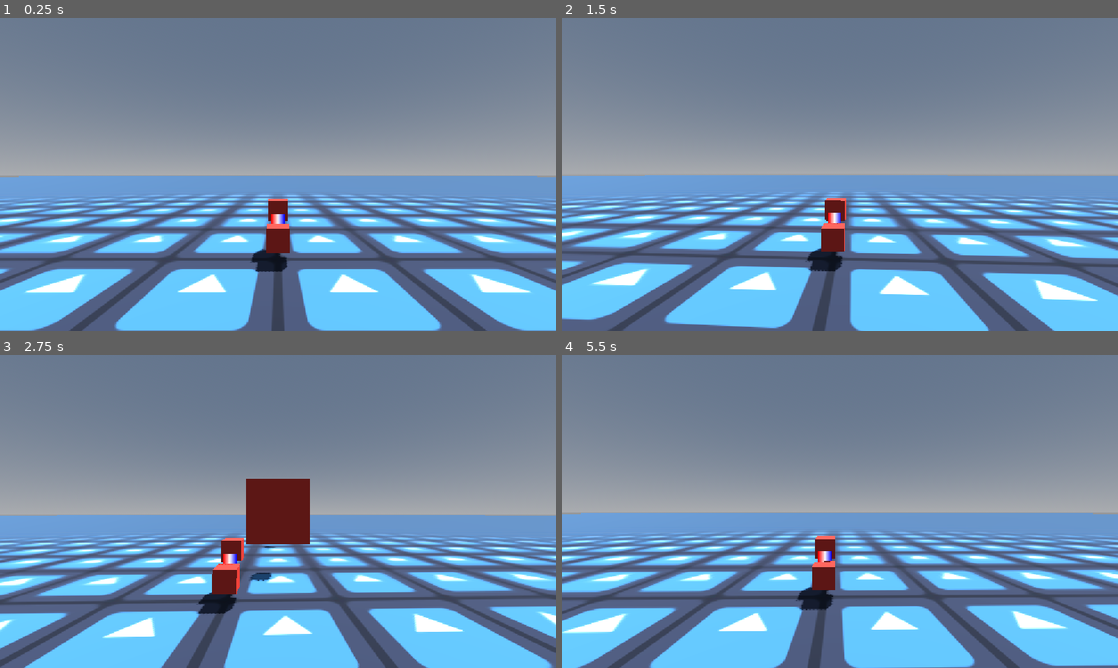
Above: before the commit, frames 1-4 (two rows, left to right).
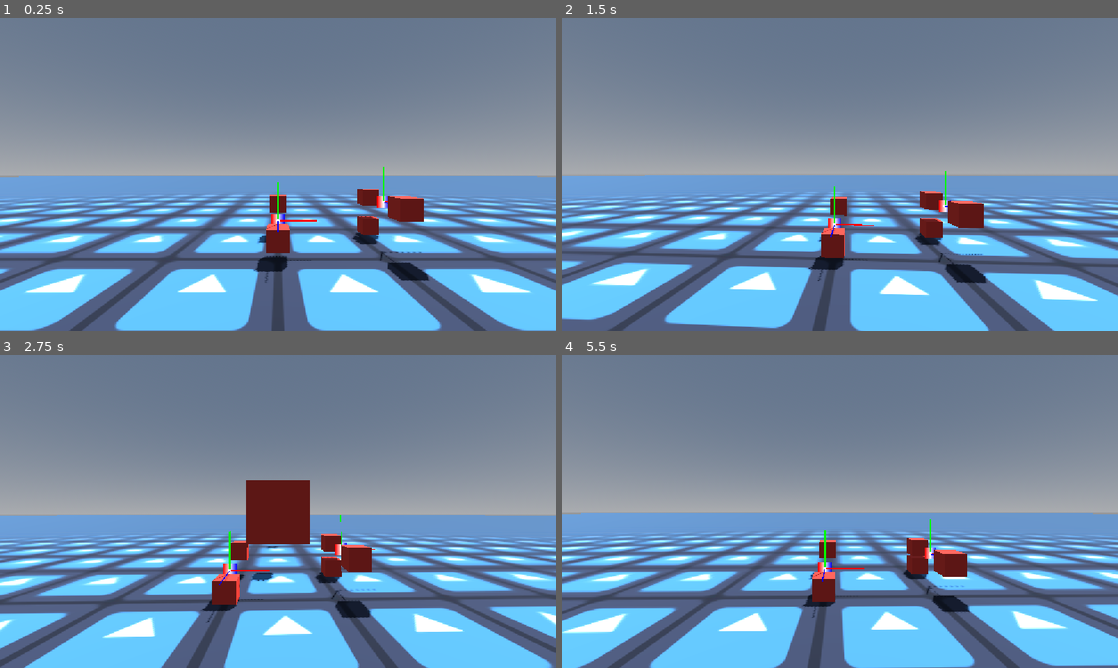
Above: after the commit, the same moments.

Repository: Deojee/new-betterer-hinges
Game: Godot game, scene res://scenes/world.tscn
Same seed, same stepped clock (60 frames per second), same inputs: the game is played once before the commit and once after it. The engine's default icon, where the game draws it, is replaced by a stand-in: a white triangle on a blue panel in a dark square.
Inputs (mouse positions are in pixels of both pictures, inside the frame that each line leads up to):
- Up to frame 1 (0.25 s): no input
- Up to frame 2 (1.5 s): move the mouse to (867, 174) at 0.52 s; tap A (a) at 0.6 s; tap D (d) at 0.8, 1.35 s; move the mouse to (812, 174) at 1.27 s
- Up to frame 3 (2.75 s): tap E (e) at 1.55 s; move the mouse to (289, 505) at 2.02 s; hold E (e) from 2.03 s (still down); tap Q (q) at 2.3 s
- Up to frame 4 (5.5 s): move the mouse to (834, 517) at 2.77 s; release E (e) at 2.78 s; tap Q (q) at 2.85 s; tap S (s) at 3.05, 3.6 s; move the mouse to (878, 514) at 3.52 s; hold T (t) 3.53-4.28 s; move the mouse to (795, 508) at 4.27 s; tap T (t) at 4.35 s; tap W (w) at 4.55, 5.1 s; move the mouse to (845, 511) at 5.02 s; tap A (a) at 5.3 s

The runs differ from the first frame. In frame 1, 1.9% of the frame differs, in the area x 45-78%, y 47-85%; in frame 2, 2.1%; in frame 3, 2.3%, in the area x 35-68%, y 39-86%; in frame 4, 2.1%.

Commit message:
add middle interpolation

Diff:
--- a/scenes/box.tscn
+++ b/scenes/box.tscn
@@ -1,7 +1,7 @@
 [gd_scene format=3 uid="uid://d1jxlrlgjngm"]
 
 [sub_resource type="PhysicsMaterial" id="PhysicsMaterial_036b0"]
-friction = 0.1
+friction = 0.5
 
 [sub_resource type="StandardMaterial3D" id="StandardMaterial3D_5jdpw"]
 albedo_color = Color(1, 0.25490198, 0.20784314, 1)
@@ -13,8 +13,6 @@
 
 [node name="box" type="RigidBody3D" unique_id=1039348423]
 physics_material_override = SubResource("PhysicsMaterial_036b0")
-gravity_scale = 0.0
-custom_integrator = true
 
 [node name="MeshInstance3D" type="MeshInstance3D" parent="." unique_id=1274811902]
 mesh = SubResource("BoxMesh_7wv7s")
--- a/scenes/world.tscn
+++ b/scenes/world.tscn
@@ -53,4 +53,18 @@
 nodeB = NodePath("../../box2")
 
 [node name="box2" parent="." unique_id=1991066375 instance=ExtResource("2_aqk2v")]
-transform = Transform3D(1, 0, 0, 0, 1, 0, 0, 0, 1, 2.3841858e-07, 2.5402124, -1.3636415)
+transform = Transform3D(1, 0, 0, 0, 1, 0, 0, 0, 1, 2.3841858e-07, 2.5402124, -3.8197353)
+
+[node name="box3" parent="." unique_id=1759587500 instance=ExtResource("2_aqk2v")]
+transform = Transform3D(1, 0, 0, 0, 1, 0, 0, 0, 1, 5.7604365, 2.857133, 0)
+
+[node name="newHinge" parent="box3" unique_id=477252310 node_paths=PackedStringArray("nodeA", "nodeB") instance=ExtResource("5_036b0")]
+transform = Transform3D(1, 0, 0, 0, 1, 0, 0, 0, 1, 0, 0.03180933, -1.9136293)
+nodeA = NodePath("..")
+nodeB = NodePath("../../box4")
+
+[node name="box4" parent="." unique_id=2093436559 instance=ExtResource("2_aqk2v")]
+transform = Transform3D(1, 0, 0, 0, 1, 0, 0, 0, 1, 5.7604365, 2.961073, -3.8197353)
+
+[node name="box5" parent="." unique_id=792154265 instance=ExtResource("2_aqk2v")]
+transform = Transform3D(1, 0, 0, 0, 1, 0, 0, 0, 1, 5.7604365, 1.4070115, -3.8197353)
--- a/scripts/newHinge.gd
+++ b/scripts/newHinge.gd
@@ -5,6 +5,9 @@
 
 var offsetA : Transform3D
 var offsetB : Transform3D
+
+##degrees per second
+var motor = 5
 
 func _ready() -> void:
 
@@ -17,11 +20,17 @@
 
 var TPS:
 	get:
-		return Engine.physics_ticks_per_second * 0.98
+		return Engine.physics_ticks_per_second * 0.5
 	set(value):
 		print("Please set TPS in physics/common")
 
 func _physics_process(delta: float) -> void:
+
+	showMiddle()
+
+	return
+	#offsetA = offsetA.rotated(Vector3.FORWARD,deg_to_rad(motor) * delta)
+	#offsetB = offsetB.rotated(Vector3.FORWARD,deg_to_rad(-motor) * delta)
 
 	var dict = {nodeA : offsetA,nodeB : offsetB}
 	var tolerance = 0.04
@@ -53,12 +62,41 @@
 		var targetLinVel = (translationOffset) * TPS
 		var targetRotVel = -basisQuat.get_angle() * (globalTargetOffset.basis * basisQuat.get_axis()) * TPS
 
-		var linVelDif = node.linear_velocity - targetLinVel
-		var rotVelDif = node.angular_velocity - targetLinVel
+		var linVelDif = targetLinVel - node.linear_velocity
+		var rotVelDif = targetLinVel - node.angular_velocity
 
-		node.linear_velocity -= linVelDif
-		node.angular_velocity -= rotVelDif
+		node.linear_velocity += linVelDif * 0.5
+		otherNode.linear_velocity -= linVelDif * 0.5
+
+
+
+		node.angular_velocity = targetRotVel
 
 
 
 		otherNode = node
+
+
+
+func showMiddle():
+
+	var objectAPoint = nodeA.global_transform * offsetA.affine_inverse()
+	var objectBPoint = nodeB.global_transform * offsetB.affine_inverse()
+
+
+	var middle = objectAPoint.interpolate_with(objectBPoint,0.5)
+
+	if Input.is_action_pressed("q"):
+		return
+
+	nodeA.linear_velocity = -(objectAPoint.origin - middle.origin) * TPS
+	nodeB.linear_velocity = -(objectBPoint.origin - middle.origin) * TPS
+
+	nodeA.rotation = middle.basis.get_euler()
+	nodeB.rotation = middle.basis.get_euler()
+
+	Mathy.draw_transform(get_tree(),objectAPoint,0.5)
+	Mathy.draw_transform(get_tree(),objectBPoint,1.0)
+	Mathy.draw_transform(get_tree(),middle,2.0)
+
+	pass
